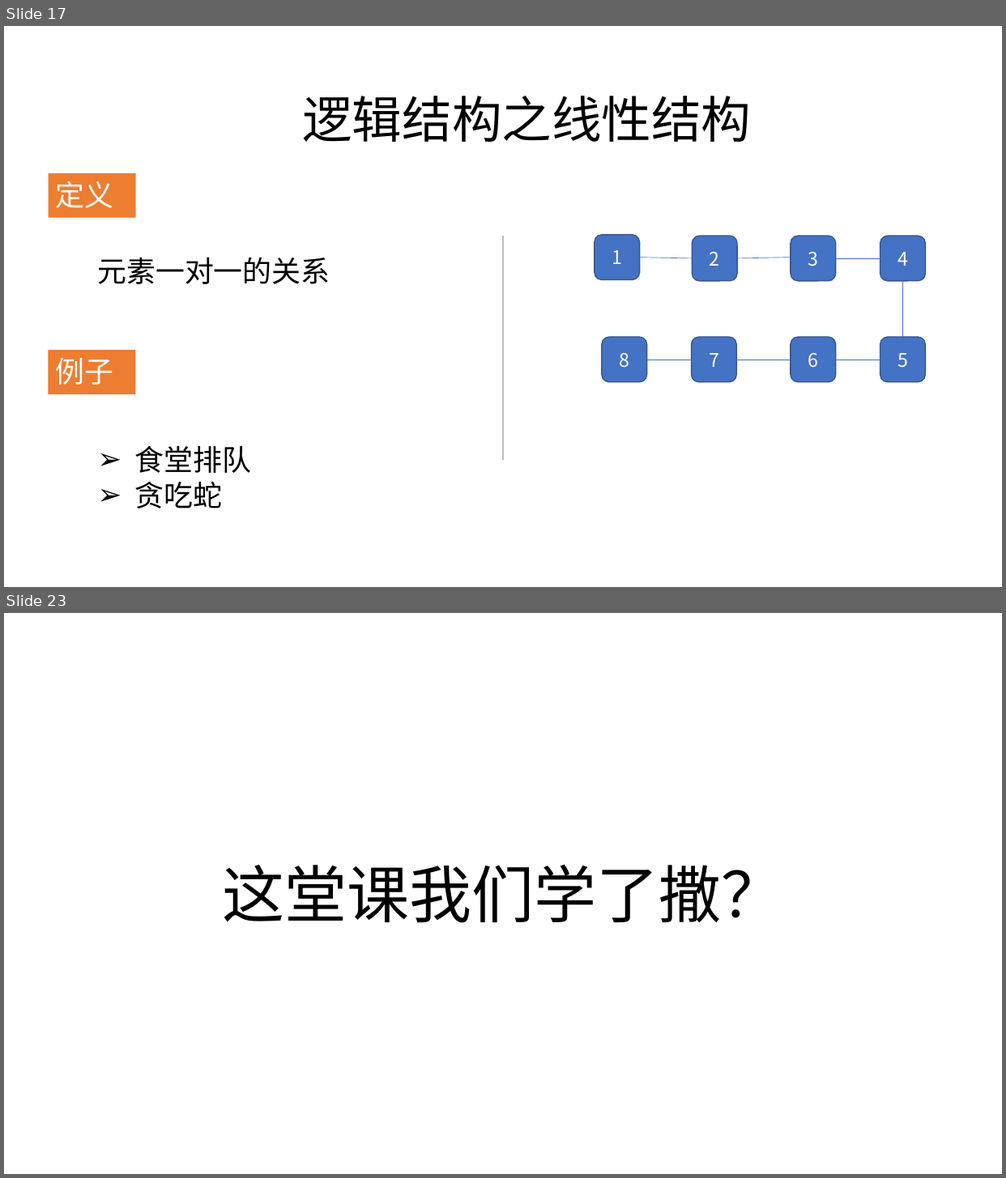
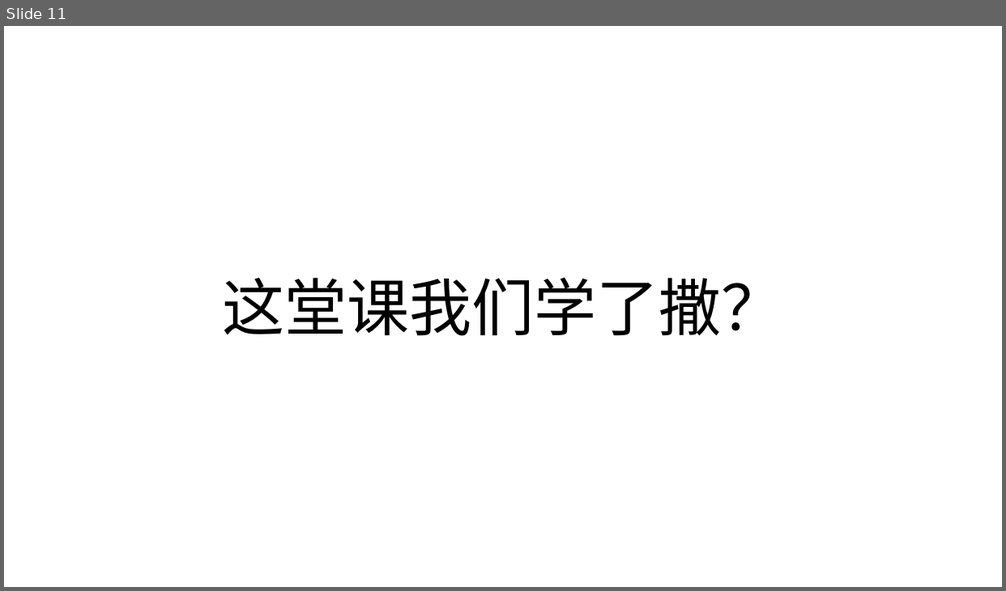
Before and after one commit to zjyesir/hmc_data_structure, a slide deck: 2.线性表.pptx. Shown one above the other, each under a label of ours: slides 17 and 23 before the commit, slide 11 after it; the slides between them are not shown. The pictures are 1006x1178 and 1006x591 pixels, drawn with LibreOffice and Linux fonts; fonts in the diff are those of the drawing; background and template pictures are left out. Boxes give left, top, right and bottom in pixels: in the first picture for what was removed or moved away, otherwise in the second. Text is boxed around its words. In the diff, an @@ line names an element or a change of style, - is before the commit and + after.

```diff
--- a/2.线性表.pptx
+++ b/2.线性表.pptx
@@ slide 17 removed at bbox=[4, 26, 1002, 587], background picture (left out) @@
@@ text removed at bbox=[302, 96, 751, 142] @@
-逻辑结构之线性结构
@@ rectangle removed at bbox=[49, 173, 136, 218] @@
-定义
@@ line removed from (503, 236) to (503, 460) @@
@@ rounded rectangle removed at bbox=[594, 235, 640, 280] @@
-1
@@ rounded rectangle removed at bbox=[692, 236, 737, 280] @@
-2
@@ rounded rectangle removed at bbox=[791, 236, 836, 280] @@
-3
@@ rounded rectangle removed at bbox=[880, 236, 926, 280] @@
-4
@@ text removed at bbox=[97, 257, 330, 284] @@
-元素一对一的关系
@@ line removed from (640, 258) to (692, 258) @@
@@ line removed from (738, 258) to (791, 258) @@
@@ line removed from (836, 258) to (880, 258) @@
@@ line removed from (903, 281) to (903, 337) @@
@@ rounded rectangle removed at bbox=[602, 337, 647, 382] @@
-8
@@ rounded rectangle removed at bbox=[691, 337, 736, 382] @@
-7
@@ rounded rectangle removed at bbox=[791, 337, 836, 382] @@
-6
@@ rounded rectangle removed at bbox=[880, 337, 926, 382] @@
-5
@@ rectangle removed at bbox=[49, 350, 136, 395] @@
-例子
@@ line removed from (691, 360) to (647, 360) @@
@@ line removed from (791, 360) to (737, 360) @@
@@ line removed from (880, 360) to (836, 360) @@
@@ text removed at bbox=[135, 446, 252, 509] @@
-➢ 食堂排队
-➢ 贪吃蛇
@@ what was slide 23 is now slide 11 @@
```
Also in this commit, not shown: 2 slides changed, 9 slides added, 19 other slides removed, 1 other file.
